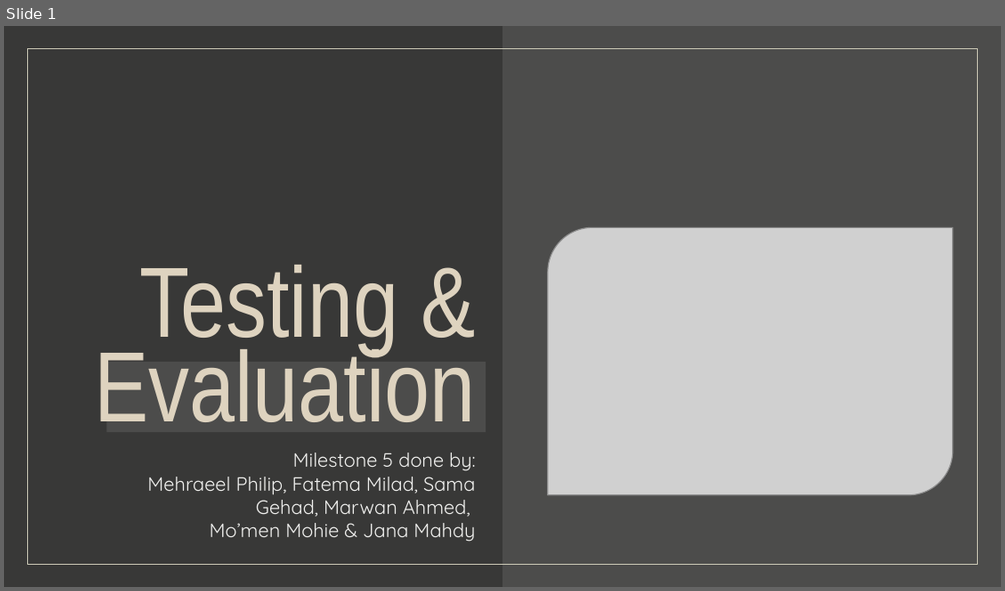
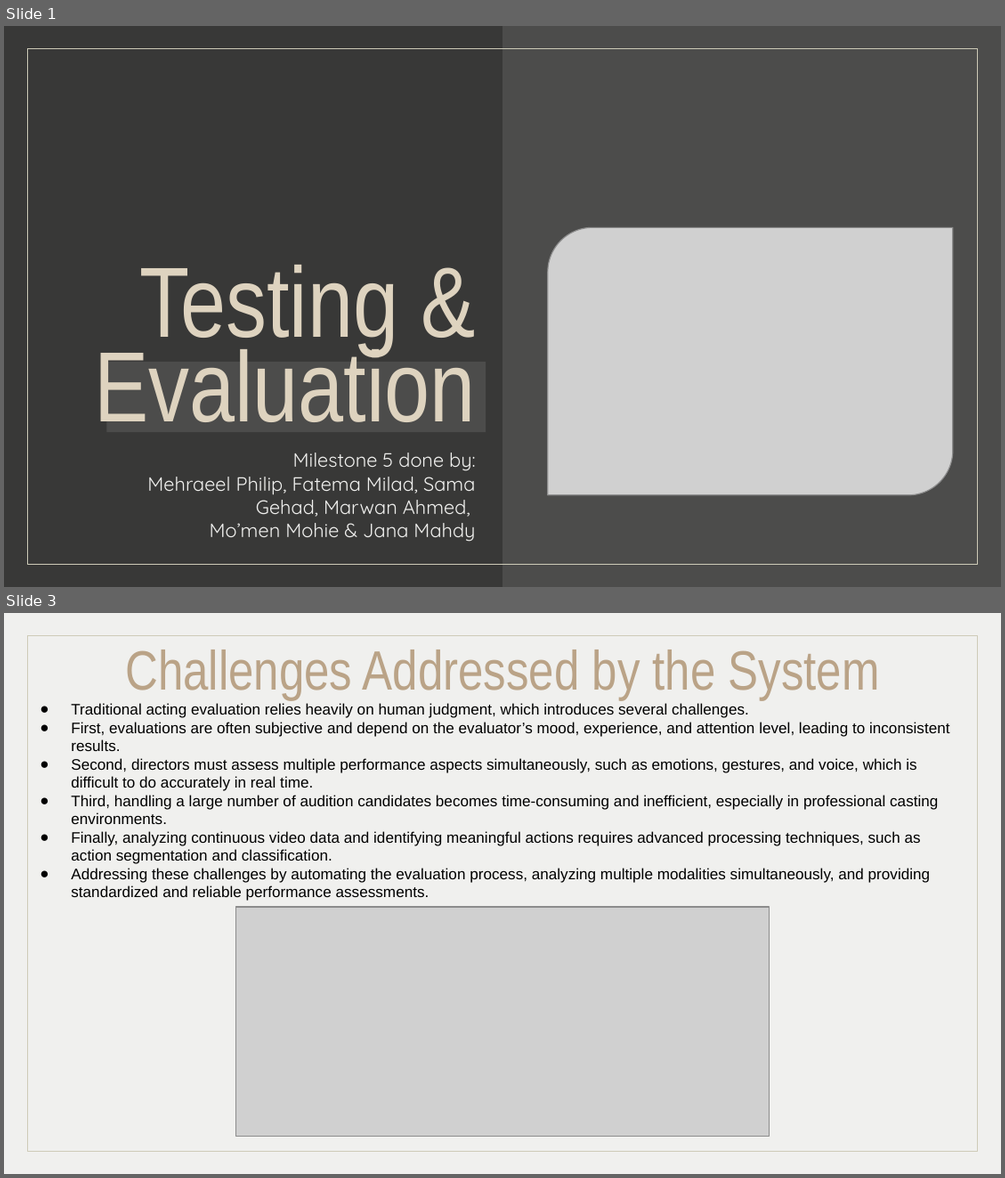
Before and after one commit to MiraPhilip12/Graduation_Project_ESLSCA, a slide deck: Milestone 5/Milestone5_Testing&Evaluation.pptx. Shown one above the other, each under a label of ours: slide 1 before the commit, slides 1 and 3 after it; the slides between them are not shown. The pictures are 1005x591 and 1005x1178 pixels, drawn with LibreOffice and Linux fonts; fonts in the diff are those of the drawing; grey boxes stand for pictures. Boxes give left, top, right and bottom in pixels: in the first picture for what was removed or moved away, otherwise in the second. Text is boxed around its words. In the diff, an @@ line names an element or a change of style, - is before the commit and + after.

```diff
--- a/Milestone 5/Milestone5_Testing&Evaluation.pptx
+++ b/Milestone 5/Milestone5_Testing&Evaluation.pptx
@@ slide 3 added at <box>4,613,1001,1174</box>, background #F0F0EE; not listed: 1 template element that a slide beside it also shows @@
@@ title added at <box>125,649,880,699</box>, 40 pt, text #BAA387 @@
+Challenges Addressed by the System
@@ text added at <box>71,703,949,900</box>, 11 pt, text #000000 @@
+● Traditional acting evaluation relies heavily on human judgment, which introduces several challenges.
+● First, evaluations are often subjective and depend on the evaluator’s mood, experience, and attention level, leading to inconsistent results.
+● Second, directors must assess multiple performance aspects simultaneously, such as emotions, gestures, and voice, which is difficult to do accurately in real time.
+● Third, handling a large number of audition candidates becomes time-consuming and inefficient, especially in professional casting environments.
+● Finally, analyzing continuous video data and identifying meaningful actions requires advanced processing techniques, such as action segmentation and classification.
+● Addressing these challenges by automating the evaluation process, analyzing multiple modalities simultaneously, and providing standardized and reliable performance assessments.
@@ picture added at <box>235,907,769,1136</box> @@
```
Also in this commit, not shown: 2 slides changed, 1 other slide added, 1 other file.
